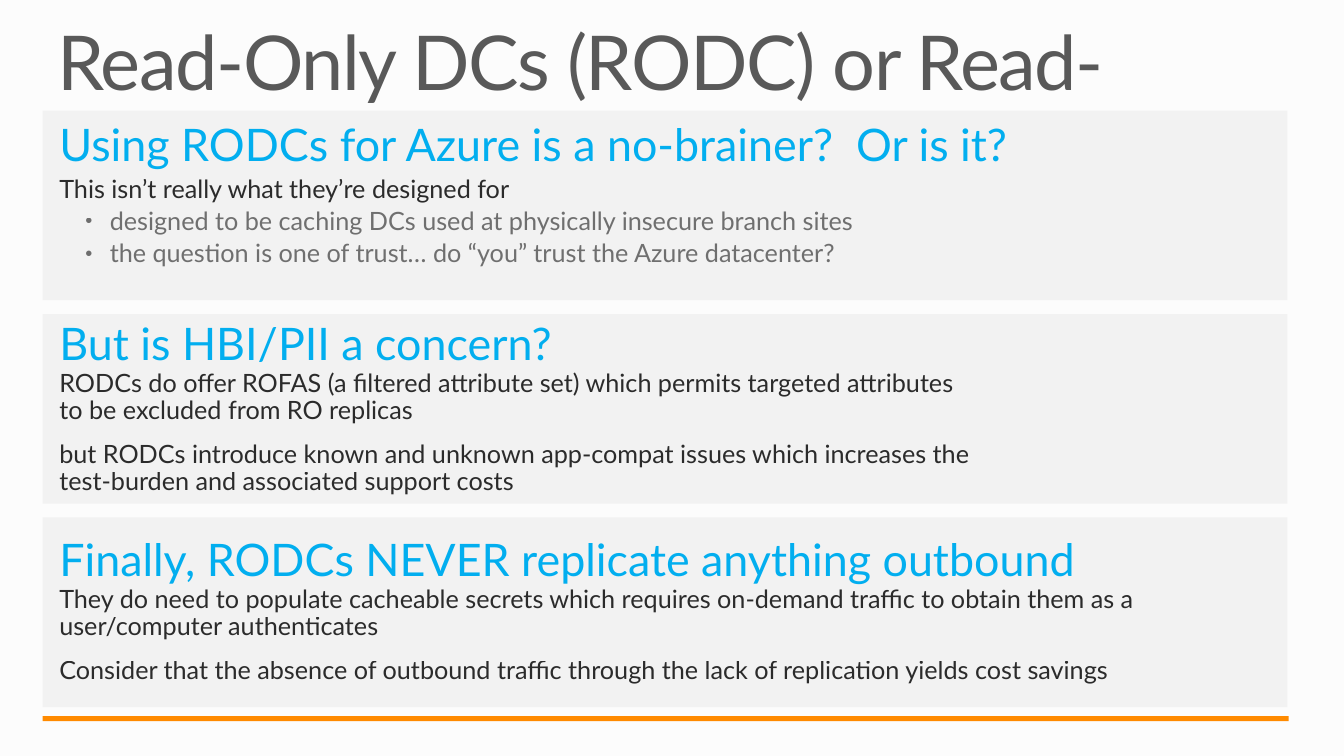
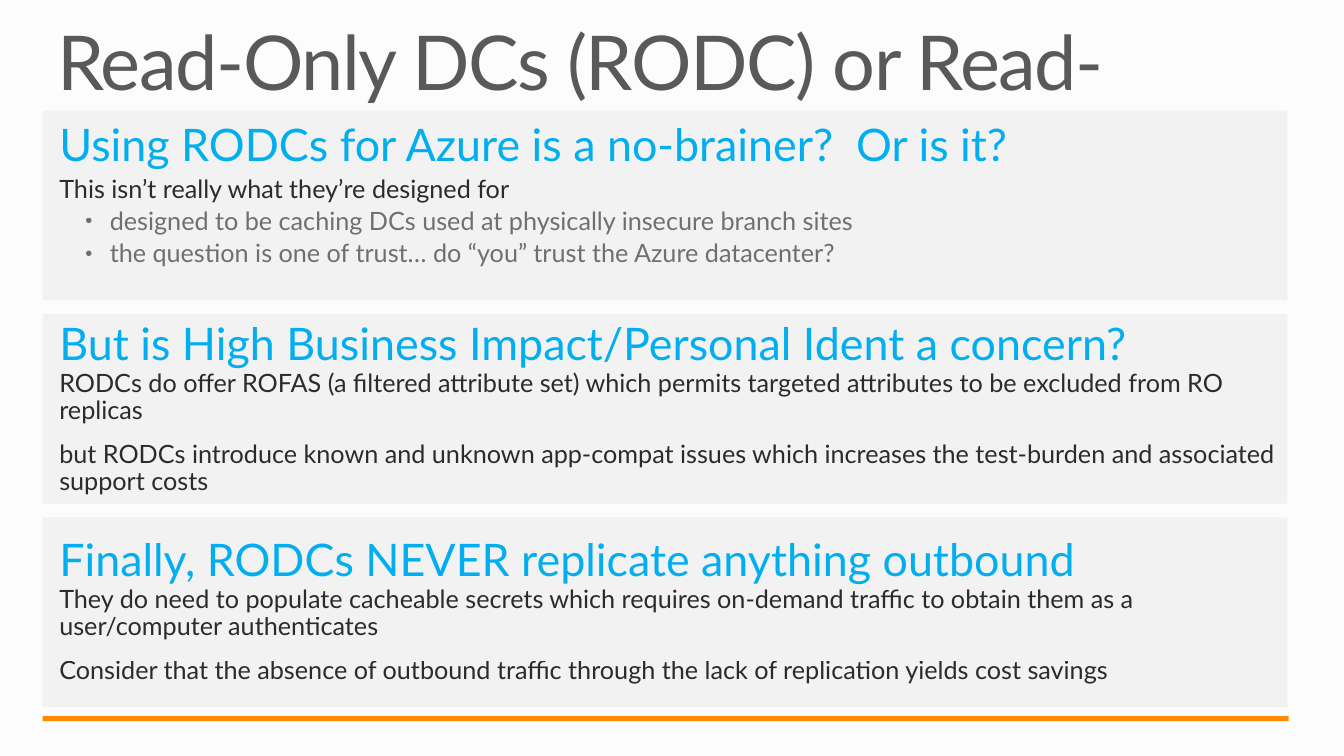
Before and after one commit to tylerd/PRESENTATION-DeployingActiveDirectory, a slide deck: slide 24 of DeployingActiveDirectory.pptx (slide 12 before the commit). Drawn at 1344x756 pixels with LibreOffice and Linux fonts; fonts in the diff are those of the drawing. Boxes give left, top, right and bottom in pixels: in the first picture for what was removed or moved away, otherwise in the second. Text is boxed around its words. In the diff, an @@ line names an element or a change of style, - is before the commit and + after.

```diff
--- a/DeployingActiveDirectory.pptx
+++ b/DeployingActiveDirectory.pptx
@@ text at [59, 327, 1126, 368]: text changed @@
-But is HBI/PII a concern?
+But is High Business Impact/Personal Ident a concern?
```
Also in this commit, not shown: 4 other slides changed, 8 slides added.
